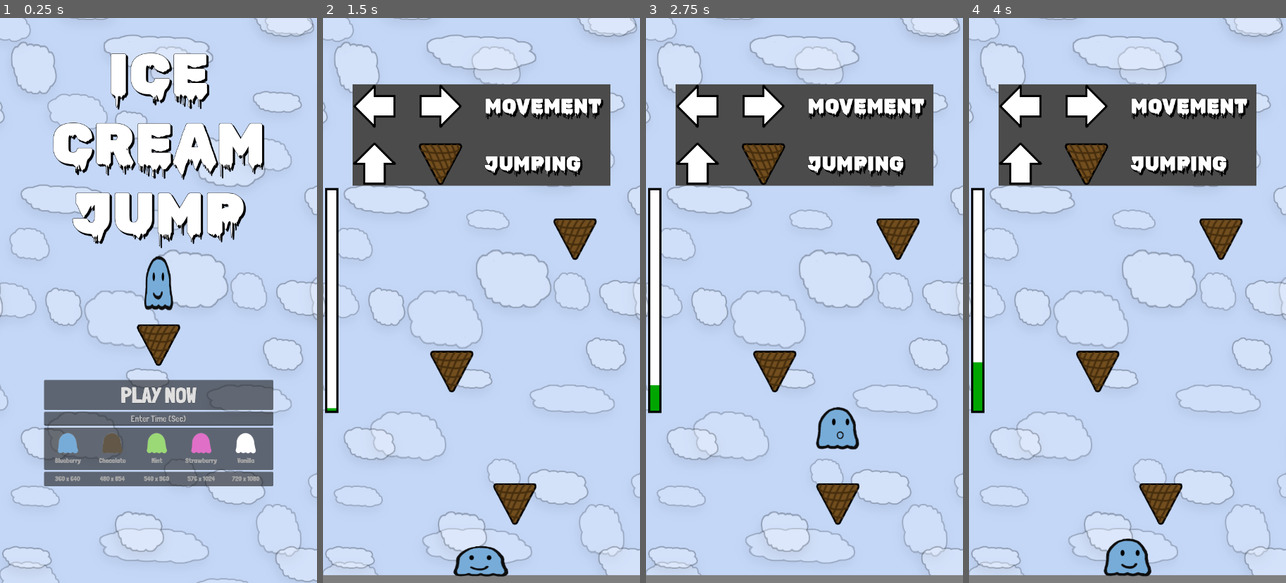
Above: before the commit, frames 1-4 (left to right).
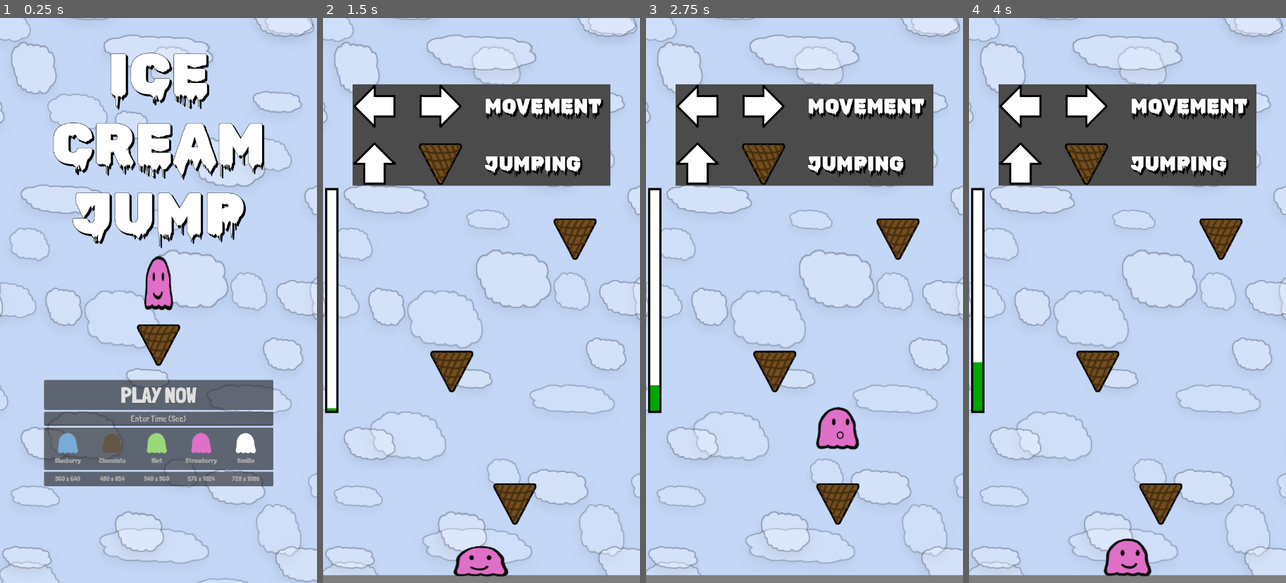
Above: after the commit, the same moments.

Repository: bsu-cs315/E2-hovell
Game: Godot game, scene res://title/title.tscn
Same seed, same stepped clock (60 frames per second), same inputs: the game is played once before the commit and once after it.
Inputs (mouse positions are in pixels of both pictures, inside the frame that each line leads up to):
- Up to frame 1 (0.25 s): no input
- Up to frame 2 (1.5 s): click (481, 419) at 0.52 s; type "12" at 0.6 s; click "PLAY NOW" at 1.25 s
- Up to frame 3 (2.75 s): hold D (move_right) from 2.03 s (still down); hold W (jump) from 2.03 s (still down)
- Up to frame 4 (4 s): release D (move_right) at 2.78 s; release W (jump) at 2.78 s; hold A (move_left) 2.78-3.53 s; tap W (jump) at 2.85, 3.02, 3.32 s; hold D (move_right) from 3.53 s (still down); hold W (jump) from 3.53 s (still down)

The runs differ from the first frame. In frame 1, 0.5% of the frame differs, in the area x 46-54%, y 42-52%; in frame 2, 0.5%; in frame 3, 0.6%, in the area x 54-67%, y 69-76%; in frame 4, 0.6%.

Commit message:
Add global Flavor Manager class to handle all flavor info

Diff:
--- a/project/audio_controller/audio_controller.tscn
+++ b/project/audio_controller/audio_controller.tscn
@@ -21,9 +21,11 @@
 
 [node name="Jump" type="AudioStreamPlayer" parent="."]
 stream = ExtResource("4_v3cmw")
+volume_db = 0.5
 
 [node name="Land" type="AudioStreamPlayer" parent="."]
 stream = ExtResource("5_6qsb0")
+volume_db = -0.5
 
 [node name="Play" type="AudioStreamPlayer" parent="."]
 stream = ExtResource("6_7otph")
--- a/project/floor/floor.tscn
+++ b/project/floor/floor.tscn
@@ -8,8 +8,8 @@
 [node name="Floor" type="StaticBody2D"]
 
 [node name="Sprite2D" type="Sprite2D" parent="."]
-position = Vector2(345.5, 1.5)
-scale = Vector2(7.91, 0.23)
+position = Vector2(345.5, 192.5)
+scale = Vector2(7.91, 4.05)
 texture = ExtResource("1_7tjxh")
 
 [node name="CollisionShape2D" type="CollisionShape2D" parent="."]
--- /dev/null
+++ b/project/ice_cream/flavor_manager.gd
@@ -0,0 +1,24 @@
+extends Node
+
+var _flavor_index : int = 0
+var _flavor_chosen := false
+var flavor_info : Array = [
+	["blueberry", "77ACD9"],
+	["chocolate","635847"],
+	["mint","9BD977"],
+	["strawberry","E06FC7"],
+	["vanilla","FFFFFF"]]
+
+func _ready() -> void:
+	var _starting_flavor = randi_range(0, flavor_info.size() - 1)
+	update_flavor(_starting_flavor)
+
+func update_flavor(new_flavor : int) -> void:
+	_flavor_index = new_flavor
+	_flavor_chosen = true
+
+func flavor_name() -> String:
+	return flavor_info[_flavor_index][0]
+
+func flavor_color() -> String:
+	return flavor_info[_flavor_index][1]
--- a/project/ice_cream/ice_cream.gd
+++ b/project/ice_cream/ice_cream.gd
@@ -3,15 +3,6 @@
 
 const _SPEED := 300
 const _JUMP_VELOCITY := -775.0
-
-static var _flavor_index : int = 0
-static var _flavor_chosen := false
-static var flavor_info : Array = [
-	["blueberry", "77ACD9"],
-	["chocolate","635847"],
-	["mint","9BD977"],
-	["strawberry","E06FC7"],
-	["vanilla","FFFFFF"]]
 
 var can_move := true
 var _direction : int
@@ -24,9 +15,9 @@
 @onready var _flavor_object : Sprite2D = $IceCreamOutline/Flavor
 
 func _ready() -> void:
-	var _sprite_path : String = "res://ice_cream/flavor_"+flavor_name()+".png"
+	var _sprite_path : String = "res://ice_cream/flavor_" + FlavorManager.flavor_name() + ".png"
 	_flavor_object.set_texture(load(_sprite_path))
-	_jump_particle_object.color = flavor_color()
+	_jump_particle_object.color = FlavorManager.flavor_color()
 
 
 func _physics_process(delta: float) -> void:
@@ -64,14 +55,3 @@
 
 		_body_part_sprites.scale.x = move_toward(_body_part_sprites.scale.x, 1, 0.8 * delta)
 		_body_part_sprites.scale.y = move_toward(_body_part_sprites.scale.y, 1, 0.8 * delta)
-
-
-static func update_flavor(new_flavor : int) -> void:
-	_flavor_index = new_flavor
-	_flavor_chosen = true
-
-static func flavor_name() -> String:
-	return flavor_info[_flavor_index][0]
-
-static func flavor_color() -> String:
-	return flavor_info[_flavor_index][1]
--- a/project/project.godot
+++ b/project/project.godot
@@ -22,6 +22,7 @@
 [autoload]
 
 AudioController="*res://audio_controller/audio_controller.tscn"
+FlavorManager="*res://ice_cream/flavor_manager.gd"
 
 [display]
 
--- a/project/title/title.gd
+++ b/project/title/title.gd
@@ -10,10 +10,8 @@
 @onready var _flavor_sprite : Sprite2D = $IceCream/Flavor
 
 func _ready() -> void:
-	var _starting_flavor = randi_range(0, IceCream.flavor_info.size() - 1)
-	IceCream.update_flavor(_starting_flavor)
-	var _sprite_path : String = "res://ice_cream/flavor_"+IceCream.flavor_name()+".png"
-	_flavor_sprite.set_texture(load(_sprite_path))
+	var _starting_flavor_sprite : String = "res://ice_cream/flavor_"+FlavorManager.flavor_name()+".png"
+	_flavor_sprite.set_texture(load(_starting_flavor_sprite))
 
 
 func _process(_delta: float) -> void:
@@ -25,9 +23,6 @@
 			get_window().position.y = screen_size.y / 2.0 - (get_window().size.y / 2.0)
 		else: # Mobile
 			_resolution_input_object.hide()
-
-	if Input.is_action_just_pressed("jump"):
-		print("jump")
 
 
 func _on_play_button_pressed() -> void:
@@ -42,10 +37,10 @@
 
 func _on_flavor_input_item_selected(index: int) -> void:
 	AudioController.play_sound(0)
-	IceCream.update_flavor(index)
+	FlavorManager.update_flavor(index)
 	_flavor_sprite.set_texture(_flavor_input_object.get_item_icon(index))
 	_flavor_input_object.remove_theme_color_override("font_selected_color")
-	_flavor_input_object.add_theme_color_override("font_selected_color", IceCream.flavor_color())
+	_flavor_input_object.add_theme_color_override("font_selected_color", FlavorManager.flavor_color())
 
 
 func _on_resolution_input_item_selected(index: int) -> void:
